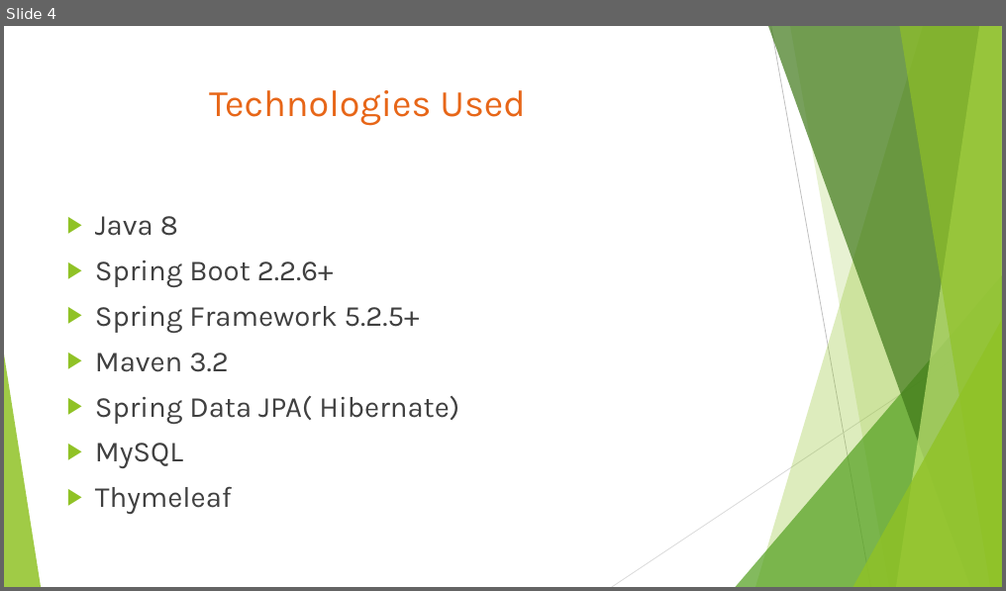
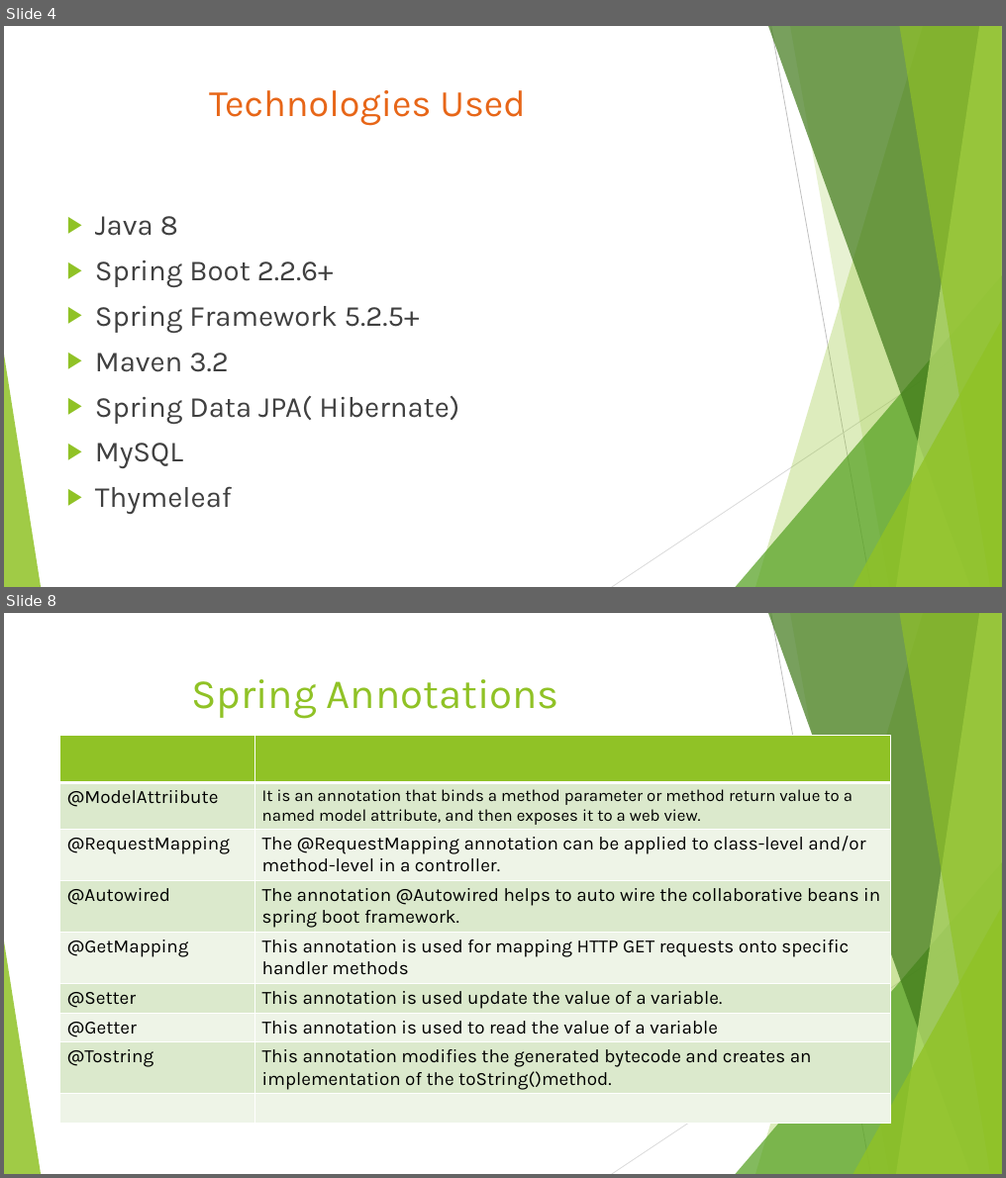
Before and after one commit to mohanabalaji/College_Management_System, a slide deck: PROJECT WORK PRESENTATION.pptx. Shown one above the other, each under a label of ours: slide 4 before the commit, slides 4 and 8 after it; the slides between them are not shown. The pictures are 1006x591 and 1006x1178 pixels, drawn with LibreOffice and Linux fonts; fonts in the diff are those of the drawing. Boxes give left, top, right and bottom in pixels: in the first picture for what was removed or moved away, otherwise in the second. Text is boxed around its words. In the diff, an @@ line names an element or a change of style, - is before the commit and + after.

```diff
--- a/PROJECT WORK PRESENTATION.pptx
+++ b/PROJECT WORK PRESENTATION.pptx
@@ slide 8 added at <box>4,613,1002,1174</box>, background #FFFFFF; not listed: 10 template elements that a slide beside it also shows @@
@@ title added at <box>191,679,559,719</box>, 40 pt, text #90C226 @@
+Spring Annotations
@@ table added at <box>59,735,891,1130</box>, 9 rows, 2 columns @@
+ | 
+@ModelAttriibute | It is an annotation that binds a method parameter or method return value to a named model attribute, and then exposes it to a web view.
+@RequestMapping | The @RequestMapping annotation can be applied to class-level and/or method-level in a controller.
+@Autowired | The annotation @Autowired helps to auto wire the collaborative beans in spring boot framework.
+@GetMapping | This annotation is used for mapping HTTP GET requests onto specific handler methods
+@Setter | This annotation is used update the value of a variable.
+@Getter | This annotation is used to read the value of a variable
+@Tostring | This annotation modifies the generated bytecode and creates an implementation of the toString()method.
+ | 
```
Also in this commit, not shown: 5 slides changed, 4 other slides added, 3 slides removed.
